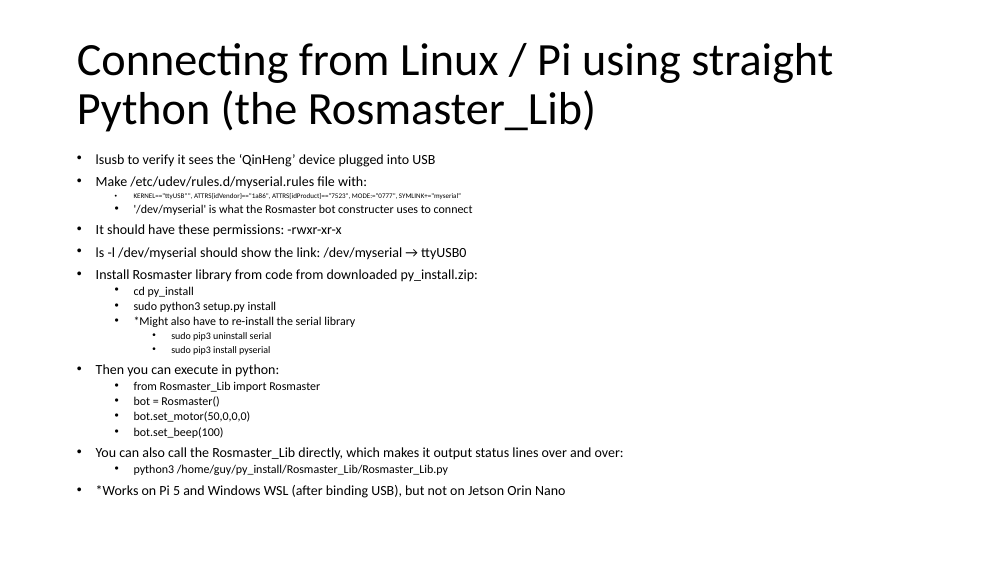
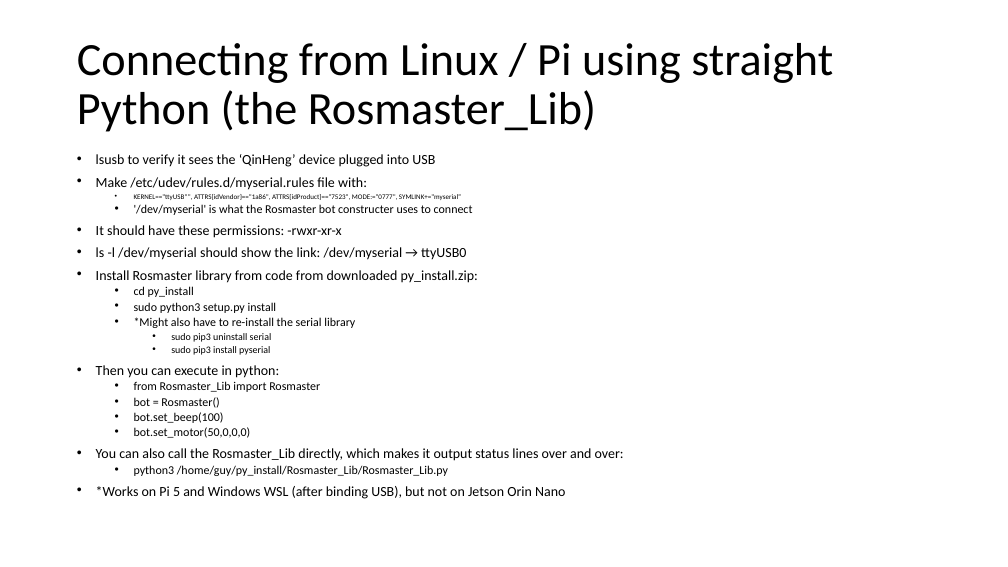
Before and after one commit to gigaprog/p_presentations, a slide deck: slide 7 of embedded/RobotOperatingSystem/Yahboom_ROS2_board.pptx. Drawn at 1008x567 pixels with LibreOffice and Linux fonts; fonts in the diff are those of the drawing. Boxes give left, top, right and bottom in pixels: in the first picture for what was removed or moved away, otherwise in the second. Text is boxed around its words. In the diff, an @@ line names an element or a change of style, - is before the commit and + after.

```diff
--- a/embedded/RobotOperatingSystem/Yahboom_ROS2_board.pptx
+++ b/embedded/RobotOperatingSystem/Yahboom_ROS2_board.pptx
@@ text at box(134, 412, 224, 423): paragraph added @@
+  • bot.set_beep(100)
@@ text at box(134, 427, 224, 438): paragraph removed @@
-  • bot.set_beep(100)
```
Also in this commit, not shown: 1 other file.
